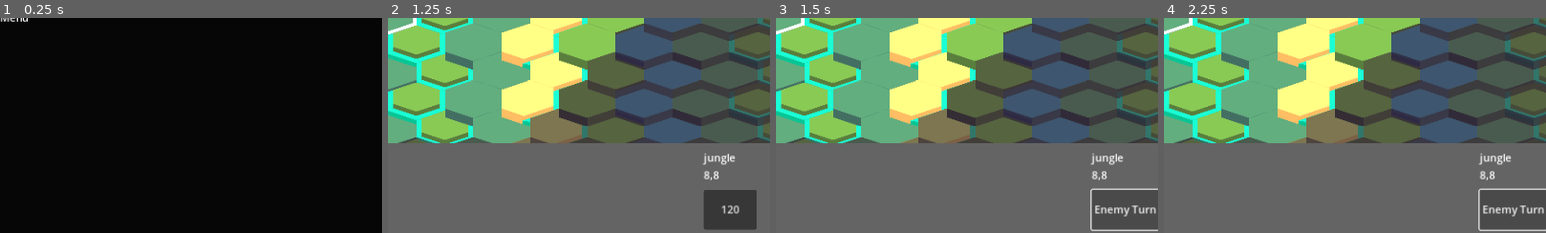
Above: before the commit, frames 1-4 (left to right).
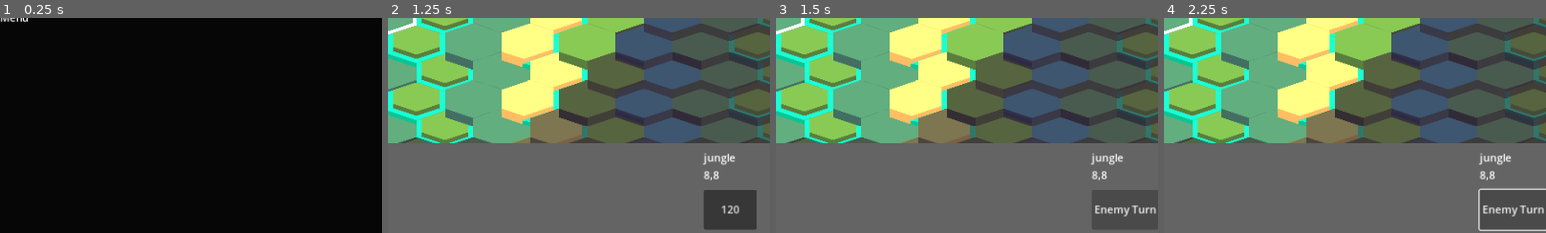
Above: after the commit, the same moments.

Repository: ahhnevermore/mixorcerers
Game: Godot game, scene res://scenes/client.tscn
Two runs of this game, one before a commit and one after it. Both use one fixed random seed, a clock stepped at 60 frames per second and the inputs below. The engine's default icon, where the game draws it, is replaced by a stand-in: a white triangle on a blue panel in a dark square.
Inputs:
- Up to frame 1 (0.25 s): no input
- Up to frame 2 (1.25 s): click "Launch Game(debug)" at 0.5 s
- Up to frame 3 (1.5 s): click "120" at 1.25 s
- Up to frame 4 (2.25 s): click "Enemy Turn" at 2 s
The pictures show only the part of the screen within x 50-100%, y 50-100%; the shares and areas given below are measured in that part.

Frames 1-2 are identical in both runs. In frame 3, 0.4% of the frame differs, in the area x 82-100%, y 79-100%; in frame 4, nothing differs.
Error before the commit: Parse Error: Too few arguments for "new()" call. Expected at least 6 but received 5. (res://scripts/Game/States/base_mode.gd:41)

Commit message:
finally finished the skeleton of the game. Perfect for gorgeous looks, merge ASAP

Diff:
--- a/scripts/Game/Classes/spell.gd
+++ b/scripts/Game/Classes/spell.gd
@@ -40,6 +40,7 @@
 
 var id
 var remote_id
+
 enum cast_shapes{
 	STRAIGHT_LINE,
 	CIRCLE,
--- a/scripts/Game/HUD.gd
+++ b/scripts/Game/HUD.gd
@@ -75,6 +75,7 @@
 
 func _on_endturn_pressed():
 	if is_myturn:
+		$Div/EndTurn.release_focus()
 		end_turn.emit()
 
 func _on_endturn_mouse_entered():
@@ -97,7 +98,8 @@
 	if arg:
 		turn_time = str(arg)
 		endturn_display()
-		get_tree().create_timer(1.).timeout.connect(turn_timer.bind(arg-1))
+		if is_myturn:
+			get_tree().create_timer(1.).timeout.connect(turn_timer.bind(arg-1))
 	else:
 		turn_time = "TIMES UP!"
 		endturn_display()
--- a/scripts/Game/States/cast_mode.gd
+++ b/scripts/Game/States/cast_mode.gd
@@ -51,7 +51,7 @@
 		windup()
 
 
-func _init(arg_game:Game,arg_map:Map,arg_cursor:Cursor,arg_hud:HUD,arg_props:Array,arg_remote)->void:
+func _init(arg_game:Game,arg_map:Map,arg_cursor:Cursor,arg_hud:HUD,arg_props:Array,arg_remote:=false)->void:
 	super(arg_game,arg_map,arg_cursor,arg_hud,arg_props,arg_remote)
 	alias = 'cast'
 	if not remote:
@@ -121,7 +121,7 @@
 			#after on_dmg_grimoires are resolved
 			if unit.xy == collision[1].xy:
 				unit.modified_stats['health'] -= damage
-				if unit.alias == 'Player':
+				if not remote and unit.alias == 'Player':
 					hud.stats_display([['health',unit.modified_stats['health']]])
 
 		#modify terrain
@@ -149,10 +149,11 @@
 				_:
 					print(mod)
 		history.append([caster,castable,cursor_pos,depth])
-		if depth == 0:
-			log_action(history)
-		map.clear_grid(cast_grid,'cast')
-		map.clear_grid(cast_range_grid,'cast_range')
+		if not remote:
+			if depth == 0:
+				log_action(history)
+			map.clear_grid(cast_grid,'cast')
+			map.clear_grid(cast_range_grid,'cast_range')
 
 
 
@@ -178,9 +179,9 @@
 	update = true
 
 func log_action(xs:Array)->void:
-	xs.reverse()
-	for x in xs:
-		game.commit_action(x[0],"cast",x[1],x[2],true if x[3]==0 else false)
+		xs.reverse()
+		for x in xs:
+			game.commit_action(x[0],"cast",x[1],x[2],true if x[3]==0 else false)
 
 
 func calc_damage(spell,terrain_stats):
--- a/scripts/Game/States/mix_display.gd
+++ b/scripts/Game/States/mix_display.gd
@@ -21,7 +21,6 @@
 #aliased variable
 var mixer
 func _ready():
-	pass # Replace with function body.
 	mixer = props[0]
 
 # Called every frame. 'delta' is the elapsed time since the previous frame.
--- a/scripts/Game/Units/enemy.gd
+++ b/scripts/Game/Units/enemy.gd
@@ -10,12 +10,15 @@
 	super._ready()
 	xy = map.map_file[game.enemy_label +"_start_position"]
 	position= map.map_to_local(xy)
-	inventory =[Spell.new(game.spells["fireball"],[],{}),Spell.new(game.spells["fireball"],[],{}),
-	Grimoire.new(Spell.new(game.spells["fireball"],[],{}),Grimoire.Grimoire_Type.ON_DMG,100),null,null,null,null,null]
-	inventory[2].precast_position = {
-							'type':Grimoire.Precast_Position_Type.RELATIVE,
-							'origin':Vector2i(2,7) ,
-							'position': Vector2i(4,8)}
+	inventory =[null,null,null,null,
+				null,null,null,null
+	#Spell.new(game.spells["fireball"],[],{}),Spell.new(game.spells["fireball"],[],{}),
+	#Grimoire.new(Spell.new(game.spells["fireball"],[],{}),Grimoire.Grimoire_Type.ON_DMG,100),null,null,null,null,null
+	]
+	#inventory[2].precast_position = {
+							#'type':Grimoire.Precast_Position_Type.RELATIVE,
+							#'origin':Vector2i(2,7) ,
+							#'position': Vector2i(4,8)}
 	game.listeners.append(self)
 # Called every frame. 'delta' is the elapsed time since the previous frame.
 
--- a/scripts/Game/game.gd
+++ b/scripts/Game/game.gd
@@ -7,9 +7,10 @@
 var mix_display_scene:PackedScene
 var precast_display_scene:PackedScene
 
+var match_history:=[]
 var turn_history:Array
+
 var listeners:Array
-
 var player_label#p1,p2
 var enemy_label
 var is_myturn
@@ -160,7 +161,7 @@
 					x[3]['type'],x[3]['value'],x[3]['id']
 					)
 					mixture.precast_position = x[3]['precast_position']
-				enemy_unit_map[x[1]].add_item(enemy_unit_map[x[1]].inventory,mixture,{})
+				enemy_unit_map[x[1]].add_item(enemy_unit_map[x[1]].inventory,mixture,{},false)
 			"move":
 				enemy_unit_map[x[1]].xy = x[4]
 				enemy_unit_map[x[1]].position = $Map.map_to_local(x[4])
@@ -176,11 +177,21 @@
 			"remove":
 				assert(
 				enemy_unit_map[x[1]].inventory
-				.filter(func (y): return y.remote_id == x[3]['id'])
+				.filter(func (y):
+					if y:
+						if y.remote_id == x[3]['id']:
+							return true
+					return false)
 				.size()==0)
 			"cast":
+				var ys = enemy_unit_map[x[1]].inventory.filter(func (y):
+					if y:
+						if y.remote_id == x[3]['id']:
+							return true
+					return false)
+				assert(ys.size()==1)
 				var castguffin = CastMode.new(self,$Map,$Cursor,$HUD,[],true)
-				castguffin.cast(enemy_unit_map[x[1]],x[3],x[4],0,[])
+				castguffin.cast(enemy_unit_map[x[1]],ys[0],x[4],0,[])
 				castguffin.windup()
 
 		$Map.update_vision($Player.visible_tiles)
@@ -204,10 +215,17 @@
 				if elem != 'magycke' and dict1[elem] < dict2[elem]:
 					res+=1
 			return res
+		"stats":
+			for elem in dict2:
+				if elem not in ["move","vision"]:
+					dict1[elem] = dict2[elem]
 	return true
 
 func _on_game_turn(_turn_no,arg_ismyturn):
 	is_myturn = arg_ismyturn
+	for ally in $Player.allies:
+		orbs_operation(ally.initial_stats,"stats",ally.modified_stats)
+		ally.modified_stats = ally.initial_stats.duplicate()
 #TODO
 #camera zoom in and out
 #add hotkeys
--- a/scripts/UI/local_multiplayer_ui.gd
+++ b/scripts/UI/local_multiplayer_ui.gd
@@ -40,7 +40,7 @@
 
 
 func _on_findserver_pressed():
-	#hlm_nodes["findserver"].pressed.disconnect(_on_findserver_pressed)
+	hlm_nodes["findserver"].pressed.disconnect(_on_findserver_pressed)
 
 	hlm_nodes["back"].pressed.disconnect(_back_lmmain_mainmenu)
 	hlm_nodes["back"].pressed.connect(_back_joincreate_lmmain)
@@ -53,7 +53,7 @@
 	lm_find_server.emit()
 
 func _createserver_screen():
-	#hlm_nodes["findserver"].pressed.disconnect(_on_findserver_pressed)
+	hlm_nodes["findserver"].pressed.disconnect(_on_findserver_pressed)
 
 	hlm_nodes["createserver"].pressed.disconnect(_createserver_screen)
 	hlm_nodes["createserver"].pressed.connect(_on_createserver_pressed)
@@ -73,7 +73,7 @@
 	hlm_nodes["createserver"].pressed.disconnect(_on_createserver_pressed)
 	hlm_nodes["createserver"].pressed.connect(_createserver_screen)
 
-	#hlm_nodes["findserver"].pressed.connect(_on_findserver_pressed)
+	hlm_nodes["findserver"].pressed.connect(_on_findserver_pressed)
 
 	only_show_lmnodes(["back","findserver","createserver"])
 	lm_exit.emit("windup")
--- a/scripts/client.gd
+++ b/scripts/client.gd
@@ -264,8 +264,11 @@
 		return {'player_name':'Client','id':multiplayer.get_unique_id()}
 
 func jmp_on_end_turn():
-	rem_sync_data.rpc(hgame.serialize_turn(),"turn")
-	print(hgame.serialize_turn())
+	var this_turn = hgame.serialize_turn()
+	rem_sync_data.rpc(this_turn,"turn")
+	hgame.match_history.append(this_turn)
+	print(this_turn)
+	hgame.turn_history.clear()
 	hgame.turn.emit(hgame.get_node("Map").turn +1, not hgame.is_myturn)
 	var xs = hgame.mode.duplicate()
 	xs.reverse()
Not shown, changed: MixorcerersTODO.xlsx
